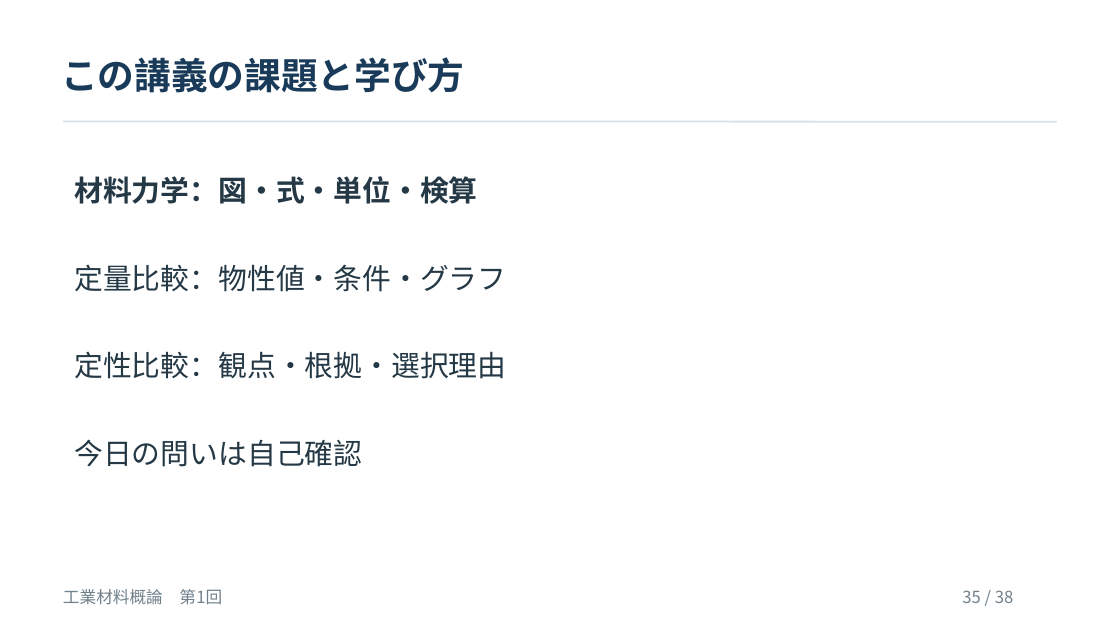
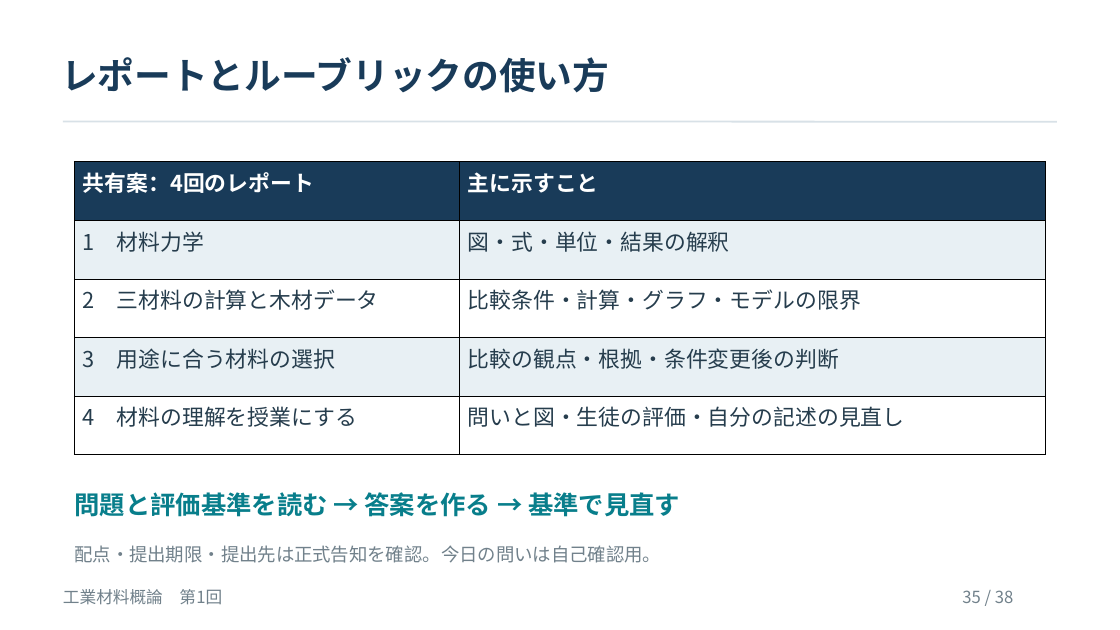
Before and after one commit to zooc-14calbp/industrial-materials-course, a slide deck: slide 35 of 学生用/第01回/01_授業スライド.pptx. Drawn at 1120x630 pixels with LibreOffice and Linux fonts; fonts in the diff are those of the drawing. Boxes give left, top, right and bottom in pixels: in the first picture for what was removed or moved away, otherwise in the second. Text is boxed around its words. In the diff, an @@ line names an element or a change of style, - is before the commit and + after.

```diff
--- a/学生用/第01回/01_授業スライド.pptx
+++ b/学生用/第01回/01_授業スライド.pptx
@@ text at [61,57,609,93]: text changed @@
-この講義の課題と学び方
+レポートとルーブリックの使い方
@@ text removed at [74,176,477,204] @@
-材料力学：図・式・単位・検算
@@ table added at [75,162,1046,455], 5 rows, 2 columns @@
+共有案：4回のレポート | 主に示すこと
+1 材料力学 | 図・式・単位・結果の解釈
+2 三材料の計算と木材データ | 比較条件・計算・グラフ・モデルの限界
+3 用途に合う材料の選択 | 比較の観点・根拠・条件変更後の判断
+4 材料の理解を授業にする | 問いと図・生徒の評価・自分の記述の見直し
@@ text removed at [74,264,506,292] @@
-定量比較：物性値・条件・グラフ
@@ text removed at [74,351,506,379] @@
-定性比較：観点・根拠・選択理由
@@ text added at [74,492,680,517], 21.8 pt, text #087E8B, bold @@
+問題と評価基準を読む → 答案を作る → 基準で見直す
@@ text at [74,545,661,563]: text changed; size 24.8 to 15.8 pt; text colour #243845 to #71818B @@
-今日の問いは自己確認
+配点・提出期限・提出先は正式告知を確認。今日の問いは自己確認用。
```
Also in this commit, not shown: 3 other slides changed, 1 slide added, 1 slide removed, 9 other files.
